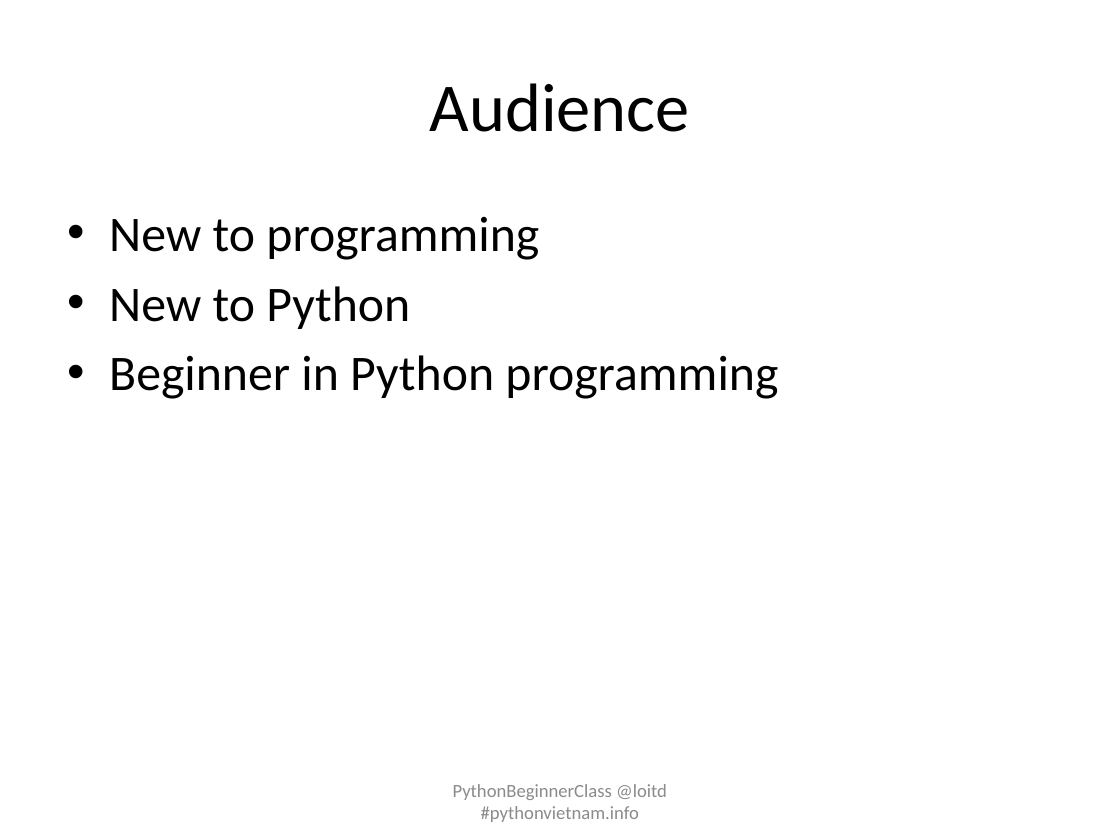
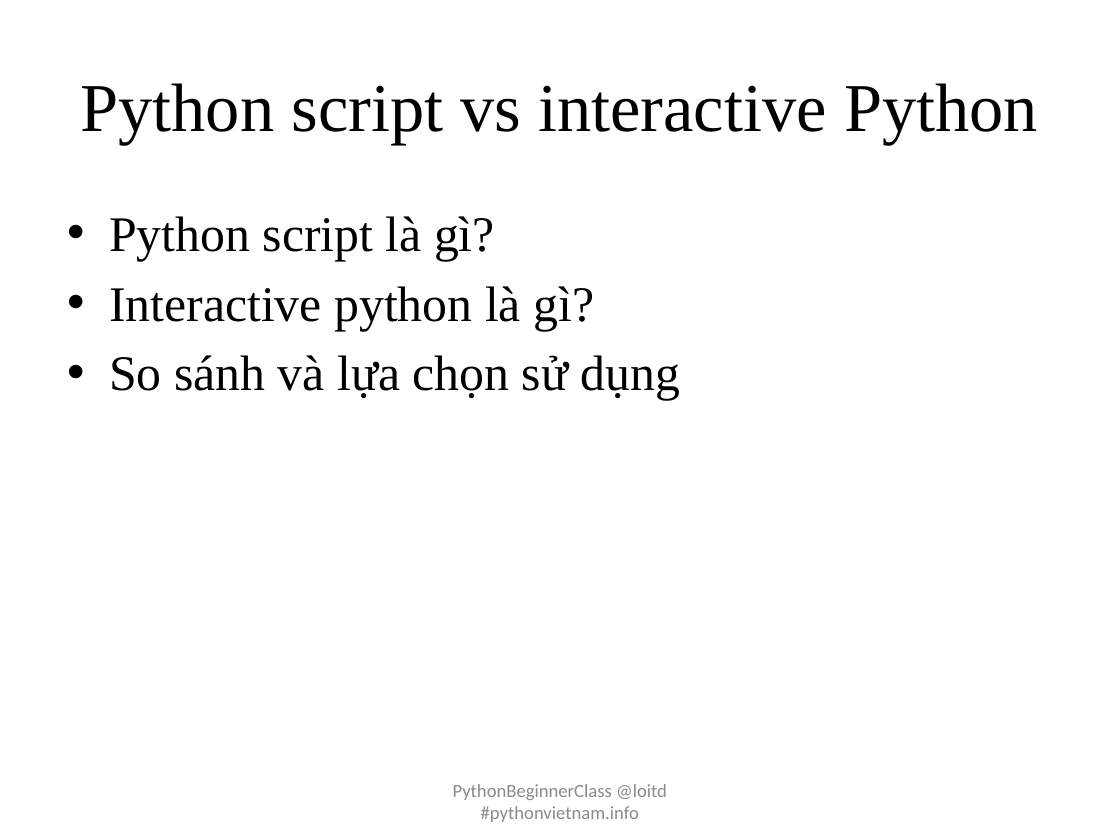
Before and after one commit to pythonvietnam/pbc032015, a slide deck: slide 17 of pbc-day-01-introduction.pptx (slide 14 before the commit). Drawn at 1120x840 pixels with LibreOffice and Linux fonts; fonts in the diff are those of the drawing. Boxes give left, top, right and bottom in pixels: in the first picture for what was removed or moved away, otherwise in the second. Text is boxed around its words. In the diff, an @@ line names an element or a change of style, - is before the commit and + after.

Commit message:
add slides

```diff
--- a/pbc-day-01-introduction.pptx
+++ b/pbc-day-01-introduction.pptx
@@ title at (80,83,1038,144): text changed; font Calibri to Times New Roman @@
-Audience
+Python script vs interactive Python
@@ text at (109,216,681,400): text changed; font Calibri to Times New Roman @@
-• New to programming
-• New to Python
-• Beginner in Python programming
+• Python script là gì?
+• Interactive python là gì?
+• So sánh và lựa chọn sử dụng
```
Also in this commit, not shown: 12 other slides changed, 6 slides added, 2 slides removed, 1 other file.
